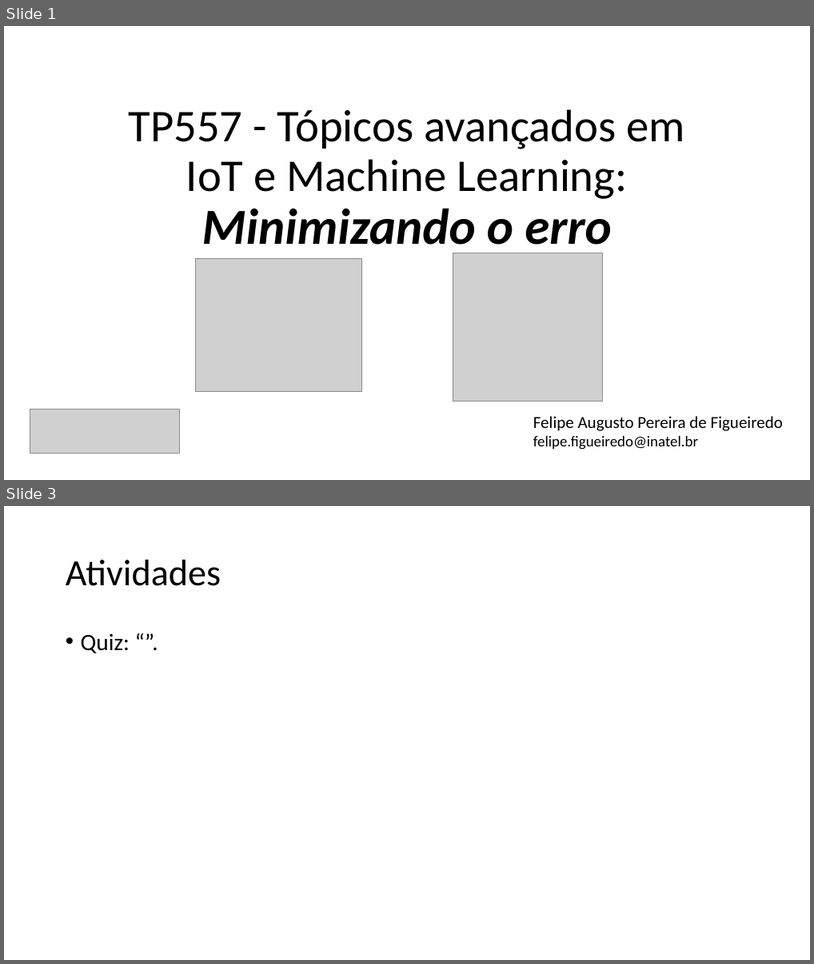
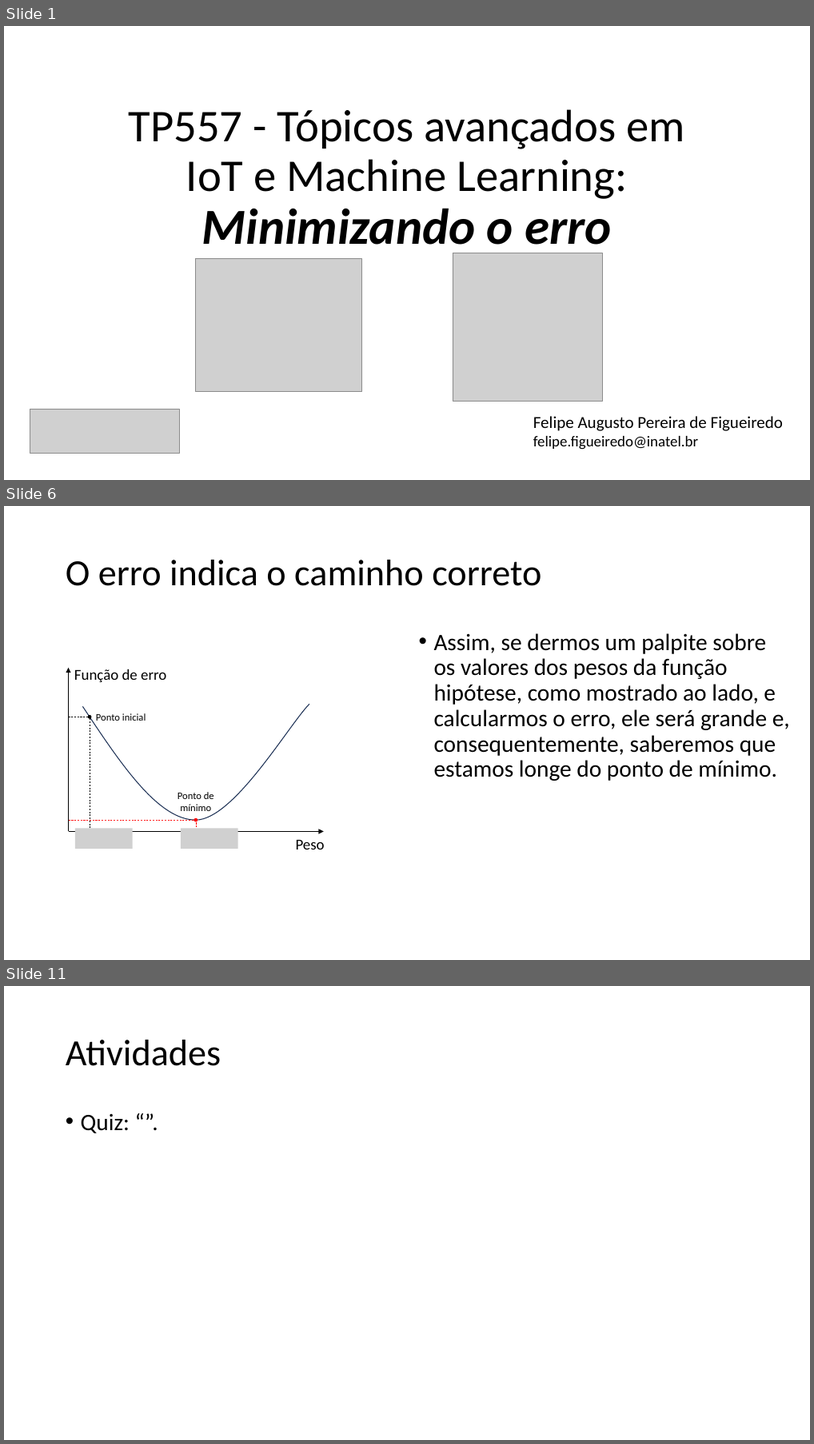
Before and after one commit to zz4fap/tp557-iot-ml, a slide deck: slides/TP557_6_Minimizando_o_erro.pptx. Shown one above the other, each under a label of ours: slides 1 and 3 before the commit, slides 1, 6 and 11 after it; the slides between them are not shown. The pictures are 814x964 and 814x1444 pixels, drawn with LibreOffice and Linux fonts; fonts in the diff are those of the drawing; grey boxes stand for pictures. Boxes give left, top, right and bottom in pixels: in the first picture for what was removed or moved away, otherwise in the second. Text is boxed around its words. In the diff, an @@ line names an element or a change of style, - is before the commit and + after.

```diff
--- a/slides/TP557_6_Minimizando_o_erro.pptx
+++ b/slides/TP557_6_Minimizando_o_erro.pptx
@@ slide 6 added at (4, 506, 810, 960), background #FFFFFF @@
@@ title added at (66, 560, 542, 586), 44 pt, text #000000 @@
+O erro indica o caminho correto
@@ text added at (434, 633, 790, 780), 28 pt, text #000000 @@
+• Assim, se dermos um palpite sobre os valores dos pesos da função hipótese, como mostrado ao lado, e calcularmos o erro, ele será grande e, consequentemente, saberemos que estamos longe do ponto de mínimo.
@@ group added at (68, 668, 325, 849): 4 texts, 4 lines, 2 arrows, 2 ellipses, 2 pictures, 1 freeform shape @@
+Função de erro
+Peso
+Ponto de mínimo
+Ponto inicial
@@ what was slide 3 is now slide 11 @@
```
Also in this commit, not shown: 1 slide changed, 7 other slides added, 2 other files.
